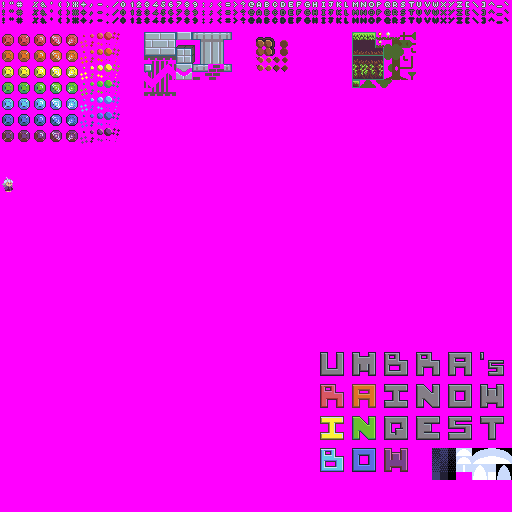
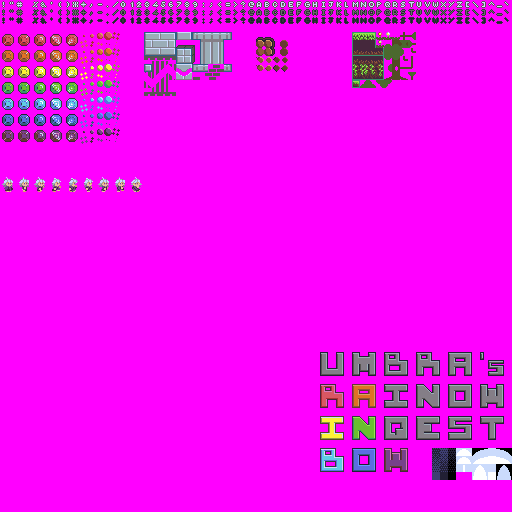
Comparing the layer stacks of the two (512, 512) images. Changes:
painted on "new" over (19, 177, 142, 192)